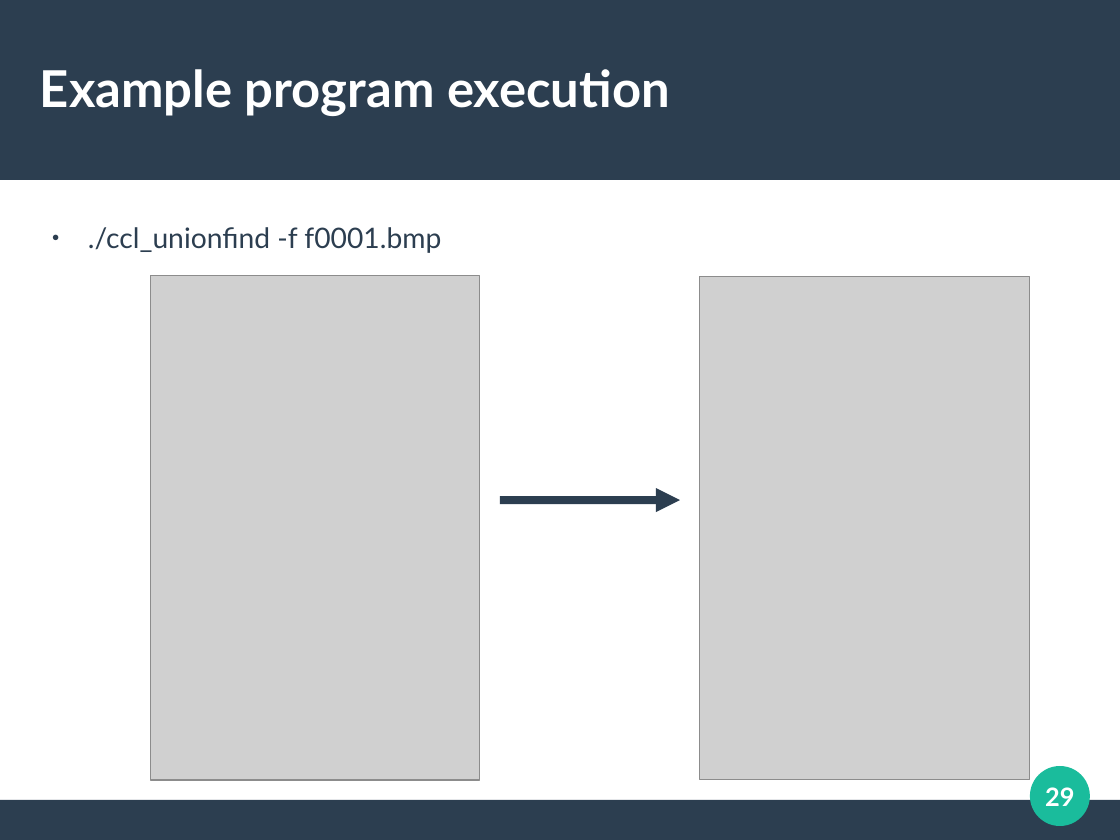
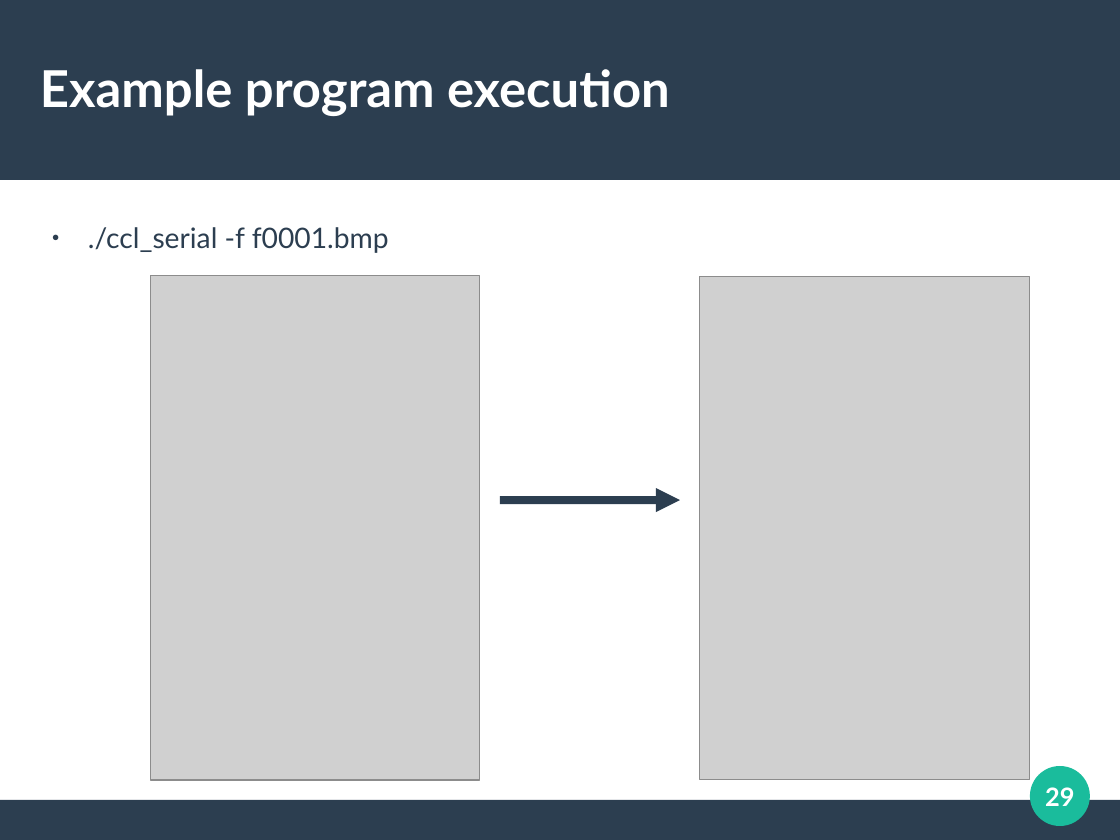
Before and after one commit to cycraig/ConnectedComponentsLabelling, a slide deck: slide 29 of presentation/Presentation.odp. Drawn at 1120x840 pixels with LibreOffice and Linux fonts; fonts in the diff are those of the drawing; grey boxes stand for pictures. Boxes give left, top, right and bottom in pixels: in the first picture for what was removed or moved away, otherwise in the second. Text is boxed around its words. In the diff, an @@ line names an element or a change of style, - is before the commit and + after.

```diff
--- a/presentation/Presentation.odp
+++ b/presentation/Presentation.odp
@@ text at <box>88,227,389,253</box>: text changed @@
-● ./ccl_unionfind -f f0001.bmp
+● ./ccl_serial -f f0001.bmp
```
Also in this commit, not shown: 2 other files.
